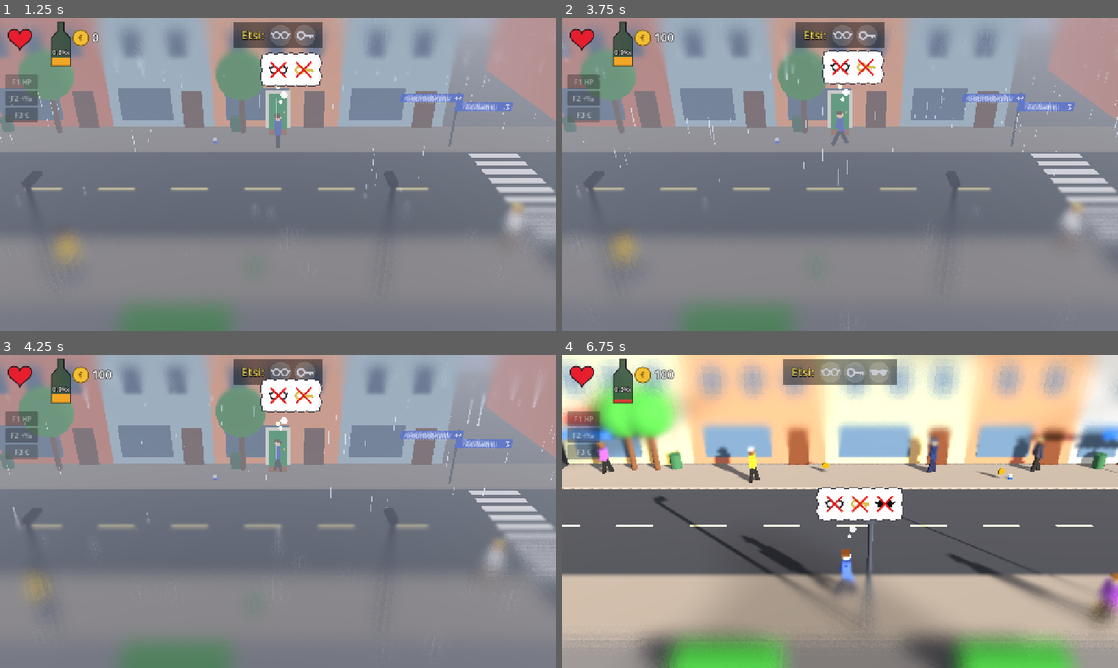
Above: before the commit, frames 1-4 (two rows, left to right).
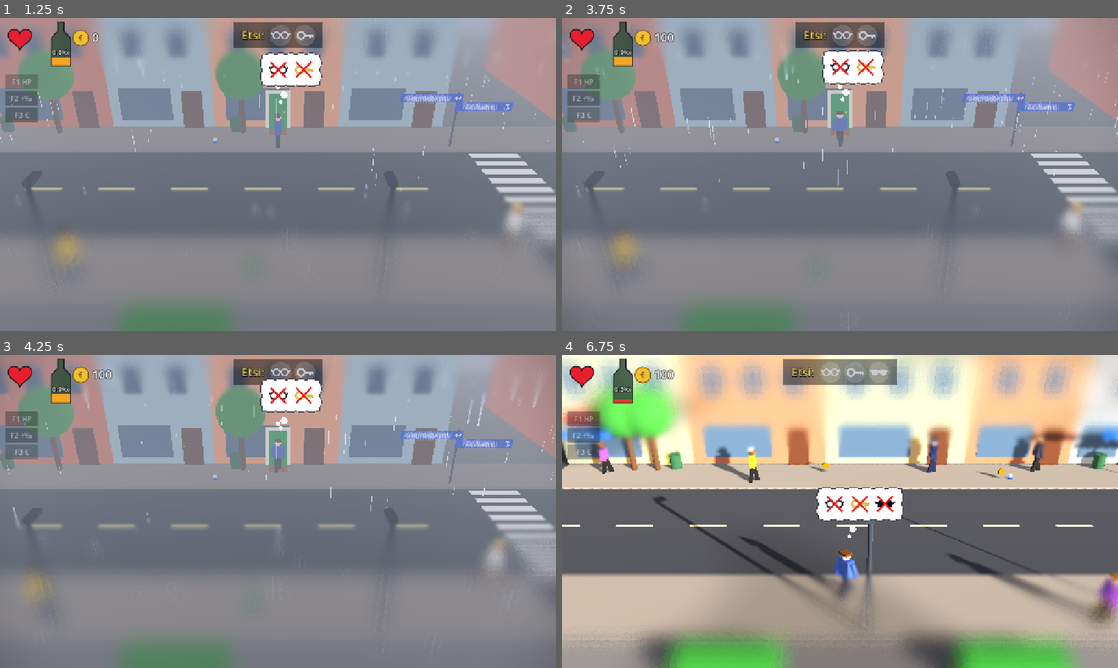
Above: after the commit, the same moments.

Repository: Ecculi/GoodMorningMoonshine
Game: Godot game, scene res://scenes/main.tscn
Two runs of this game, one before a commit and one after it. Both use one fixed random seed, a clock stepped at 60 frames per second and the inputs below.
Inputs:
- Up to frame 1 (1.25 s): click "F1 HP" at 0.5 s
- Up to frame 2 (3.75 s): click "F2 +‰" at 1.25 s; click "F3 €" at 2 s; tap Enter at 2.75 s; hold Space (action) 2.78-3.53 s; hold Up (move_up) from 2.78 s (still down); tap P (phone) at 3.6 s
- Up to frame 3 (4.25 s): keep holding Up (move_up)
- Up to frame 4 (6.75 s): release Up (move_up) at 4.28 s; hold Left (move_left) 4.28-5.78 s; tap Z at 4.35 s; tap Enter at 5.1, 5.75 s; hold Down (move_down) 5.78-6.53 s; tap Tab at 5.85 s; tap Space (action) at 6.5, 6.6 s; hold Right (move_right) from 6.53 s (still down)

Frame 1 is identical in both runs. In frame 2, 0.1% of the frame differs, in the area x 48-100%, y 0-42%; in frame 3, less than 0.1%; in frame 4, 0.3%, in the area x 32-54%, y 57-79%.

Commit message:
Drunk effects start 0.7 per mille lower; player turns smoothly towards movement
- All drunk thresholds lowered by 0.7 (normal range now 0.5-1.3); the
  passing-out limit stays at 3.2-4.0
- The character turns smoothly to face the walking direction, including
  up, down and diagonals (towards the aim while aiming a throw)

Co-Authored-By: Claude Opus 5.5 <noreply@anthropic.com>
Claude-Session: https://claude.ai/code/session_014p1PebUFuQA4D9T8dUNWSx

Diff:
--- a/scripts/game_state.gd
+++ b/scripts/game_state.gd
@@ -15,7 +15,7 @@
 
 const PROMILLE_START := 0.8
 const PROMILLE_HANGOVER := 0.5
-const PROMILLE_DRUNK := 2.0
+const PROMILLE_DRUNK := 1.3
 ## Passing out happens somewhere between these; a new limit every day.
 const PASS_OUT_MIN := 3.2
 const PASS_OUT_MAX := 4.0
--- a/scripts/hud.gd
+++ b/scripts/hud.gd
@@ -281,7 +281,7 @@
 	var p := GameState.promille
 	if p <= GameState.PROMILLE_DRUNK:
 		return false
-	var level := 1 if p < 2.6 else (2 if p < 3.1 else 3)
+	var level := 1 if p < 1.9 else (2 if p < 2.4 else 3)
 	return (LostItems.IDS.find(id) % 3) < level
 
 
--- a/scripts/main.gd
+++ b/scripts/main.gd
@@ -125,7 +125,7 @@
 	camera.position.x = lerpf(camera.position.x, target_x, 1.0 - exp(-4.0 * delta))
 	_update_sun()
 	_update_focus(delta)
-	tilt_mat.set_shader_parameter("double_vision", clampf((GameState.promille - 3.0) / 0.5, 0.0, 1.0))
+	tilt_mat.set_shader_parameter("double_vision", clampf((GameState.promille - 2.3) / 0.5, 0.0, 1.0))
 	_update_drunk_circle()
 	_check_lost_pickups()
 	_check_arrest()
@@ -540,8 +540,8 @@
 		# The bouncer: no shoes, no entry; too drunk is turned away, but a
 		# borderline case can be fixed with a fiver.
 		var p := GameState.promille
-		var ok := not GameState.is_lost("shoes") and p <= 2.5
-		if not ok and not GameState.is_lost("shoes") and p <= 3.0 and GameState.money >= 5:
+		var ok := not GameState.is_lost("shoes") and p <= 1.8
+		if not ok and not GameState.is_lost("shoes") and p <= 2.3 and GameState.money >= 5:
 			GameState.money -= 5
 			popup("-5 €", door, Color(1, 0.85, 0.3))
 			ok = true
@@ -1268,9 +1268,9 @@
 func _update_drunk_circle() -> void:
 	var t := clampf((GameState.promille - GameState.PROMILLE_DRUNK) / 1.5, 0.0, 1.0)
 	tilt_mat.set_shader_parameter("drunk", t)
-	tilt_mat.set_shader_parameter("heavy", clampf((GameState.promille - 3.0) / 0.5, 0.0, 1.0))
+	tilt_mat.set_shader_parameter("heavy", clampf((GameState.promille - 2.3) / 0.5, 0.0, 1.0))
 	# The edges of the view darken from 1.5 per mille on.
-	tilt_mat.set_shader_parameter("vignette", clampf((GameState.promille - 1.5) / 2.0, 0.0, 1.0))
+	tilt_mat.set_shader_parameter("vignette", clampf((GameState.promille - 0.8) / 2.0, 0.0, 1.0))
 	var vs := get_viewport().get_visible_rect().size
 	var c: Vector3 = player.global_position + Vector3(0, 1.0, 0)
 	if camera.is_position_behind(c):
--- a/scripts/player.gd
+++ b/scripts/player.gd
@@ -34,6 +34,8 @@
 var _sway := 0.0
 ## Ignore a press that was already down when the game (re)started.
 var _block_action := false
+## Direction the body turns towards (radians; 0 = facing right).
+var _yaw_target := 0.0
 
 
 func _ready() -> void:
@@ -45,6 +47,7 @@
 func reset(pos: Vector3) -> void:
 	position = pos
 	facing = 1
+	_yaw_target = 0.0
 	running = false
 	_press_time = -1.0
 	_block_action = true
@@ -155,7 +158,16 @@
 
 	GameState.moving = moving
 	GameState.running = running and moving
-	model.rotation.y = 0.0 if facing > 0 else PI
+	# Turn smoothly towards where the character walks (also up, down and
+	# diagonally); while aiming a throw, towards the aim.
+	var look := Vector2.ZERO
+	if is_aiming():
+		look = aim
+	elif moving:
+		look = Vector2(v.x, v.z)
+	if look.length() > 0.1:
+		_yaw_target = atan2(-look.y, look.x)
+	model.rotation.y = lerp_angle(model.rotation.y, _yaw_target, 1.0 - exp(-14.0 * delta))
 	model.animate(1.0 if moving else 0.0, delta, speed / WALK_SPEED, silly_amount())
 
 	_handle_action(delta)
@@ -168,11 +180,11 @@
 
 # --- Drunk states ---------------------------------------------------------------
 
-const HICCUP_PROMILLE := 1.5
-const SING_PROMILLE := 2.2
-const TRIP_PROMILLE := 2.8
-const HUG_MIN := 2.0
-const HUG_MAX := 2.5
+const HICCUP_PROMILLE := 0.8
+const SING_PROMILLE := 1.5
+const TRIP_PROMILLE := 2.1
+const HUG_MIN := 1.3
+const HUG_MAX := 1.8
 
 var _hic_cd := 5.0
 var _hic_jolt := 0.0
@@ -306,6 +318,7 @@
 		var pose: Dictionary = _ragdoll.lying_pose(facing, model.scale.x)
 		position = main.clamp_walkable(pose["feet"])
 		model.rotation.y = 0.0 if facing > 0 else PI
+		_yaw_target = model.rotation.y
 		model.rise_from(pose["angle"], RISE_TIME)
 		_rise_t = RISE_TIME
 		GameState.busy_time = maxf(GameState.busy_time, RISE_TIME)
@@ -393,7 +406,7 @@
 ## Very drunk: every now and then the character heads off in a wrong
 ## direction whatever arrow is pressed. Pressing the direction they are
 ## actually going puts them back on track, until it happens again.
-const WRONG_WAY_PROMILLE := 2.5
+const WRONG_WAY_PROMILLE := 1.8
 const WRONG_WAY_RUN_MULT := 2.5
 ## Eight directions (arrows can steer diagonally).
 const WRONG_WAY_DIRS := [Vector2(1, 0), Vector2(-1, 0), Vector2(0, 1), Vector2(0, -1),
@@ -449,7 +462,7 @@
 
 ## Very drunk: the absurd silly walk (strongest from about 3.2 per mille).
 func silly_amount() -> float:
-	return clampf((GameState.promille - 2.5) / 0.7, 0.0, 1.0)
+	return clampf((GameState.promille - 1.8) / 0.7, 0.0, 1.0)
 
 
 func _hunger_signs() -> void:
Not shown, changed: DESIGN.md
